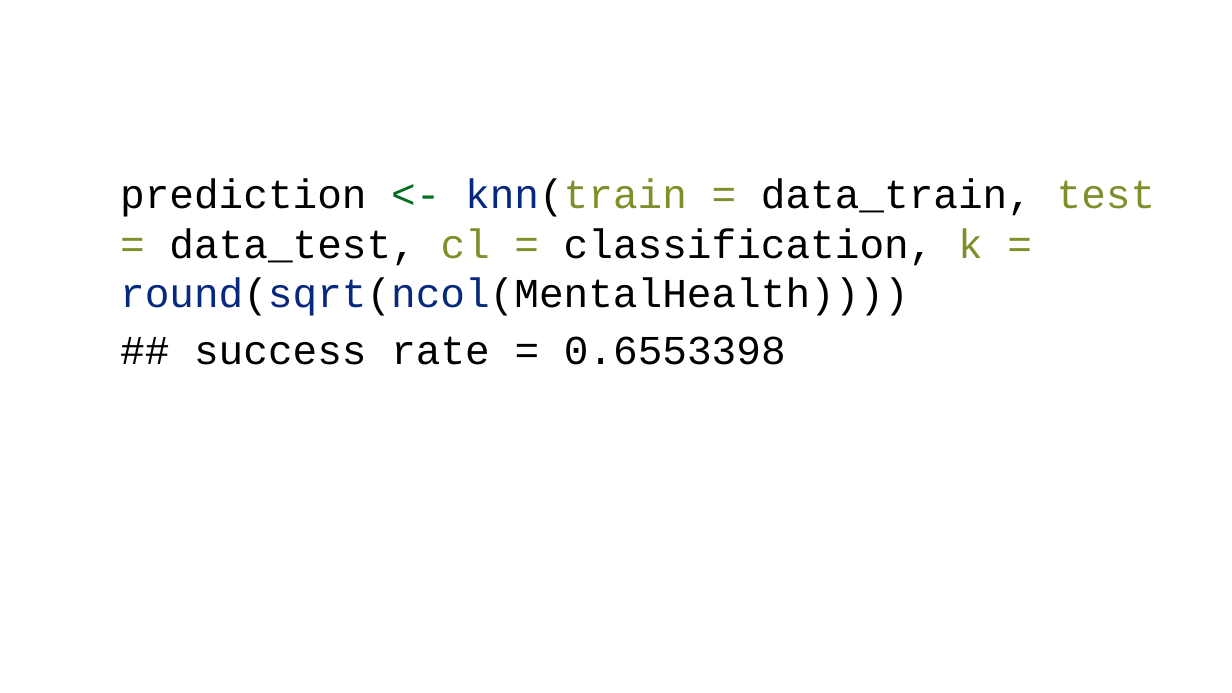
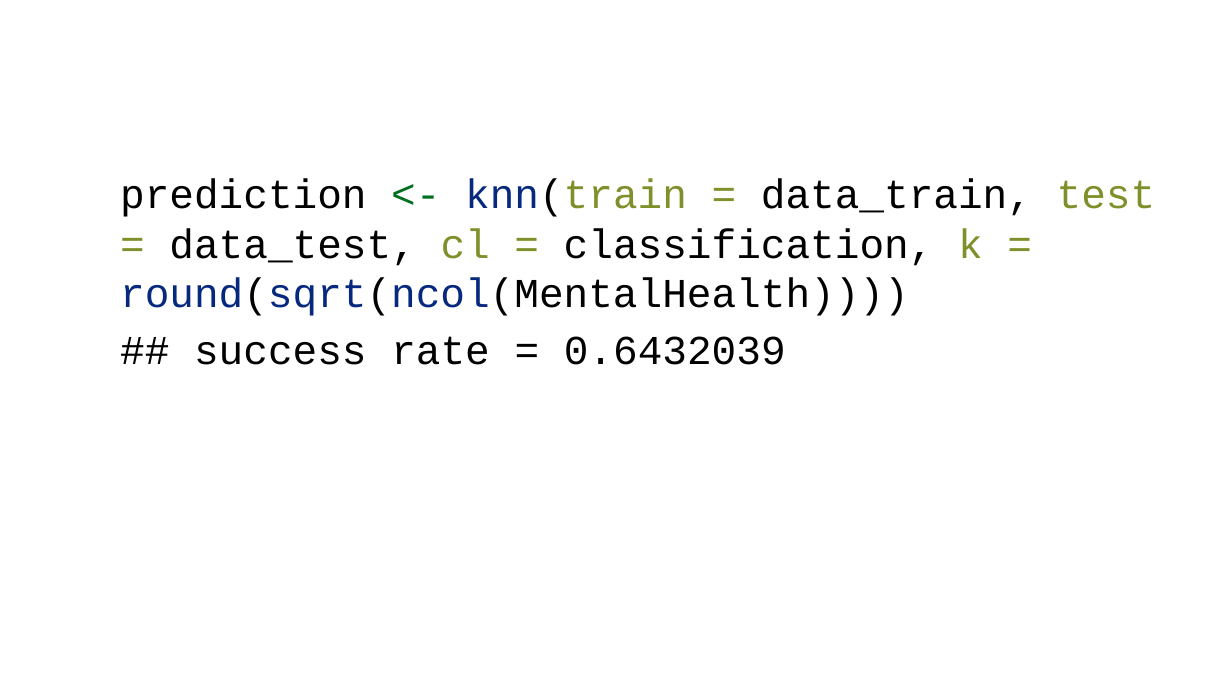
Before and after one commit to aliaksei-katsar/mental_health, a slide deck: slide 17 of presentation/Presentation_Vardanian_Katsar.pptx. Drawn at 1232x693 pixels with LibreOffice and Linux fonts; fonts in the diff are those of the drawing. Boxes give left, top, right and bottom in pixels: in the first picture for what was removed or moved away, otherwise in the second. Text is boxed around its words. In the diff, an @@ line names an element or a change of style, - is before the commit and + after.

```diff
--- a/presentation/Presentation_Vardanian_Katsar.pptx
+++ b/presentation/Presentation_Vardanian_Katsar.pptx
@@ text at <box>194,336,786,365</box>: text changed @@
-## success rate = 0.6553398
+## success rate = 0.6432039
```
Also in this commit, not shown: 1 other slide changed.
